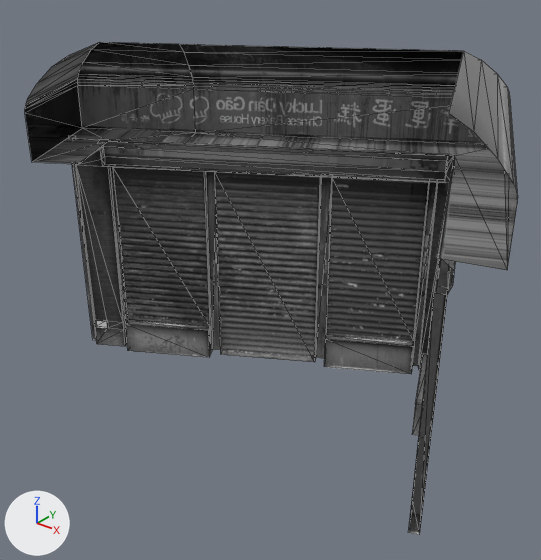
One commit to the FBX model Assets/Models/Buildings/Chinatown/chinatown_bakery.fbx: the scene before it, then after it.
Both versions are drawn from a camera (50 mm lens) standing at (17.7, 55.73, 7.03) and looking at (11.22, 63.83, 2.0). The axes (+X, +Y, +Z) are drawn at lower left. The lights are the same throughout. The first picture is the older version. Mesh edges are drawn as thin lines. Where no turn or scale is listed for an object, it has been applied to the vertices. Vertices at exactly the same position are counted once.

Names of what the first picture shows: 'chinatown_bakery'.
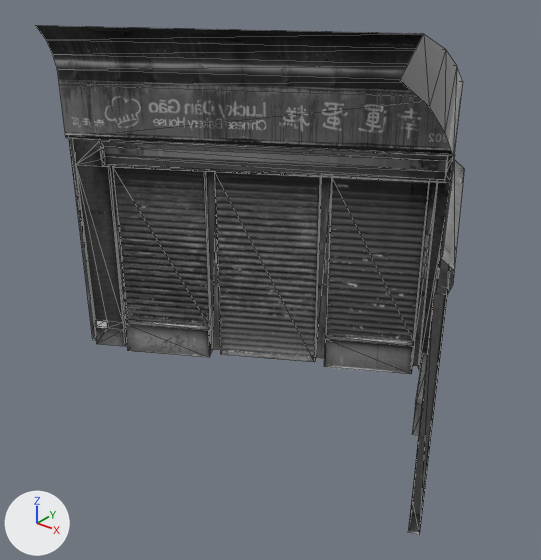
Boxes [x1, y1, x2, y2] around the edits, measured in the pictures (541 x 560 px):
'chinatown_bakery', reshaped (13% narrower): before [25, 42, 518, 535]; after [35, 25, 464, 535]
part 1 of me_mesh, rebuilt (13% narrower): before [25, 42, 518, 270]; after [35, 25, 463, 247]

Patch to the scene script:
```diff
--- a/Assets/Models/Buildings/Chinatown/chinatown_bakery.fbx.py
+++ b/Assets/Models/Buildings/Chinatown/chinatown_bakery.fbx.py
@@ me_mesh @@
 # used by ob_chinatown_bakery; location = (7.68, 63.03, 0.01)
-me_mesh.from_pydata(...)  # 202 vertices, 248 faces; spans x -0.3..7.59, y -1.19..3.97, z 0.0..5.32
+me_mesh.from_pydata(...)  # 162 vertices, 196 faces; spans x 0.0..7.08, y -0.84..3.04, z 0.0..5.61
+# me_mesh part 1: the loose piece of 58 vertices spanning x -0.3..7.59, y -1.19..3.97, z 3.8..5.32 is rebuilt with 18 vertices and now spans x 0.06..6.96, y -0.84..2.95, z 3.82..5.61
 me_mesh.materials.append(mat_chinatown_bakery)
```
